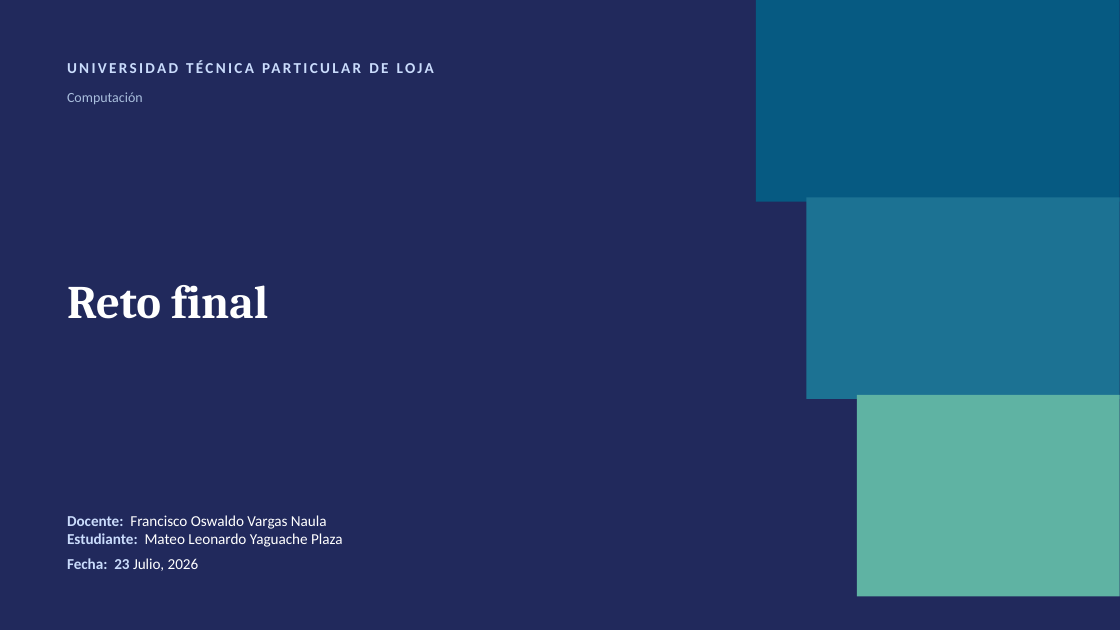
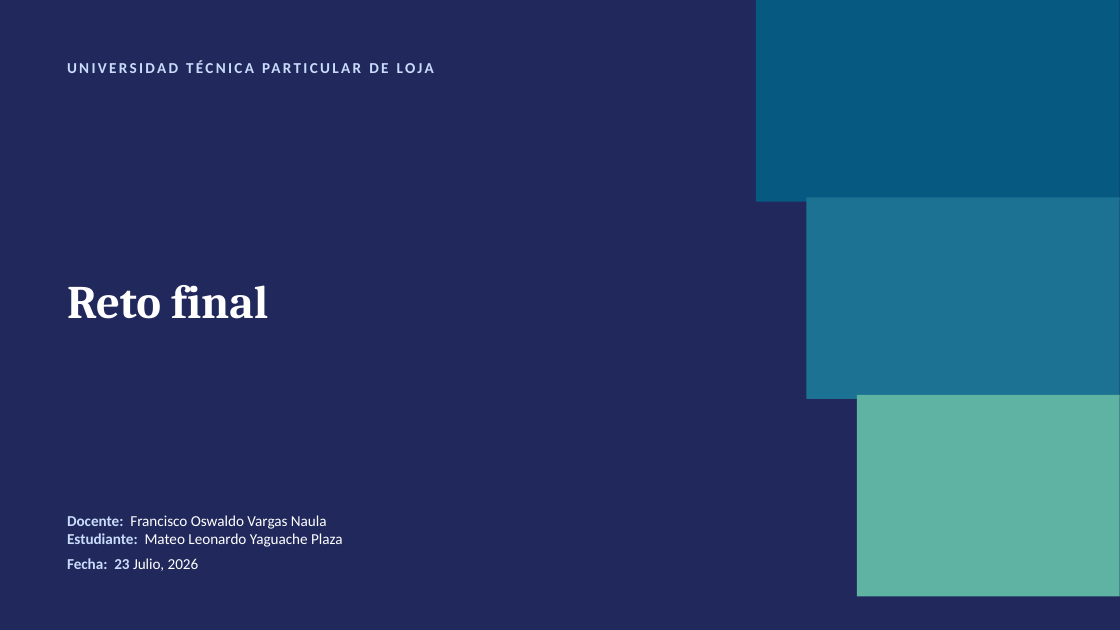
Before and after one commit to MathLeoYa/Practicum_2.2, a slide deck: slide 1 of Reto final/Macroentorno_Ecuatoriano_Presentacion.pptx. Drawn at 1120x630 pixels with LibreOffice and Linux fonts; fonts in the diff are those of the drawing. Boxes give left, top, right and bottom in pixels: in the first picture for what was removed or moved away, otherwise in the second. Text is boxed around its words. In the diff, an @@ line names an element or a change of style, - is before the commit and + after.

```diff
--- a/Reto final/Macroentorno_Ecuatoriano_Presentacion.pptx
+++ b/Reto final/Macroentorno_Ecuatoriano_Presentacion.pptx
@@ text removed at (x1=67, y1=92, x2=143, y2=104) @@
-Computación
```
Also in this commit, not shown: 5 other slides changed, 2 slides added, 1 slide removed, 13 other files.
